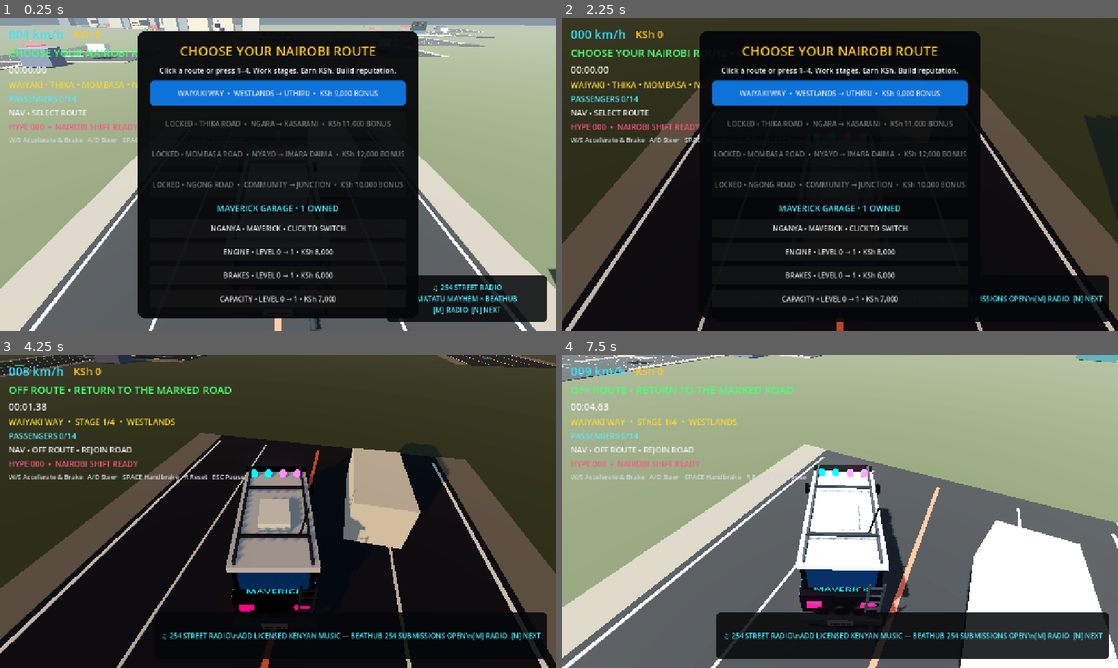
Above: before the commit, frames 1-4 (two rows, left to right).
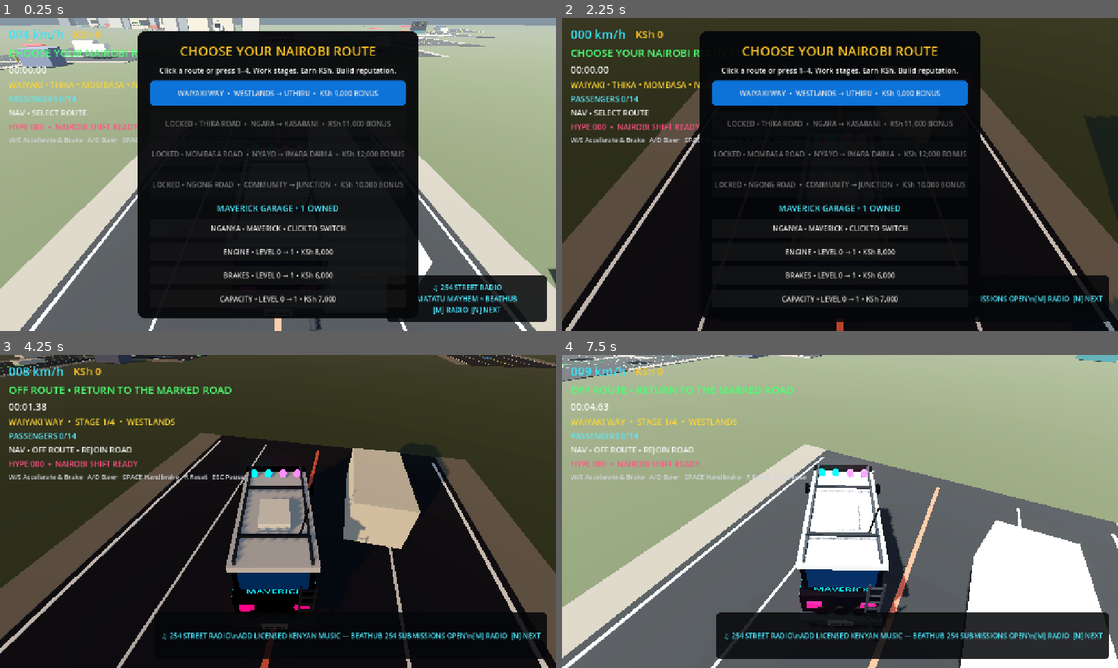
Above: after the commit, the same moments.

Repository: beathubonline-arch/Matatu-Mayhem
Game: Godot game, scene res://scenes/main/Main.tscn
Same seed, same stepped clock (60 frames per second), same inputs: the game is played once before the commit and once after it.
Inputs (mouse positions are in pixels of both pictures, inside the frame that each line leads up to):
- Up to frame 1 (0.25 s): no input
- Up to frame 2 (2.25 s): tap A (steer_left) at 0.5, 1.25, 2 s; move the mouse to (962, 158) at 0.52 s; hold D (steer_right) 0.53-1.28 s; hold N (radio_next) 0.53-1.28 s; click (962, 158) at 0.67 s; move the mouse to (728, 190) at 1.27 s; hold S (brake) 1.28-2.03 s; tap M (radio_toggle) at 1.35 s; move the mouse to (895, 105) at 2.02 s; hold D (steer_right) from 2.03 s (still down); tap L at 2.1 s
- Up to frame 3 (4.25 s): tap A (steer_left) at 2.75 s; move the mouse to (250, 574) at 2.77 s; release D (steer_right) at 2.78 s; hold W (accelerate) 2.78-3.53 s; tap 1 at 2.85 s; click (250, 574) at 2.92 s; move the mouse to (444, 558) at 3.52 s; hold A (steer_left) from 3.53 s (still down); tap 2 at 3.6 s
- Up to frame 4 (7.5 s): move the mouse to (673, 464) at 4.27 s; tap 3 at 4.35 s; move the mouse to (867, 511) at 5.02 s; release A (steer_left) at 5.03 s; hold S (brake) 5.03-5.78 s; tap 4 at 5.1 s; click (867, 511) at 5.17 s; move the mouse to (756, 433) at 5.77 s; hold D (steer_right) 5.78-6.53 s; tap N (radio_next) at 5.85 s; move the mouse to (962, 495) at 6.52 s; hold W (accelerate) 6.53-7.28 s; hold M (radio_toggle) 6.53-7.28 s; move the mouse to (728, 527) at 7.27 s; hold D (steer_right) from 7.28 s (still down); tap L at 7.35 s; click (728, 527) at 7.42 s

The runs differ from the first frame. In frame 1, 0.3% of the frame differs, in the area x 2-78%, y 2-83%; in frame 2, 0.1%; in frame 3, 0.1%; in frame 4, less than 0.1%.
Error before the commit: Parse Error: Cannot infer the type of "start_index" variable because the value doesn't have a set type. (res://scripts/environment/CorridorLifeManager.gd:67)

Commit message:
Fix Godot 4.7 integer inference parse errors

Diff:
--- a/scripts/environment/CorridorLifeManager.gd
+++ b/scripts/environment/CorridorLifeManager.gd
@@ -64,7 +64,7 @@
 	var points: Array = data["points"]
 	for i in range(boda_count):
 		var boda := CharacterBody3D.new()
-		var start_index := i % max(points.size() - 1, 1)
+		var start_index: int = i % max(points.size() - 1, 1)
 		boda.position = points[start_index] + Vector3(0, 0.45, 0)
 		boda.set_meta("points", points)
 		boda.set_meta("point_index", mini(start_index + 1, points.size() - 1))
@@ -130,7 +130,7 @@
 	var points: Array = data["points"]
 	for i in range(minibus_count):
 		var bus := CharacterBody3D.new()
-		var start_index := (i * 2) % max(points.size() - 1, 1)
+		var start_index: int = (i * 2) % max(points.size() - 1, 1)
 		var a: Vector3 = points[start_index]
 		var b: Vector3 = points[start_index + 1]
 		var direction := (b - a).normalized()
@@ -179,7 +179,7 @@
 		for i in range(route_minibuses_per_other_corridor):
 			if points.size() < 2:
 				continue
-			var segment_index := (i * 2) % (points.size() - 1)
+			var segment_index: int = (i * 2) % (points.size() - 1)
 			var a: Vector3 = points[segment_index]
 			var b: Vector3 = points[segment_index + 1]
 			var direction := (b - a).normalized()
